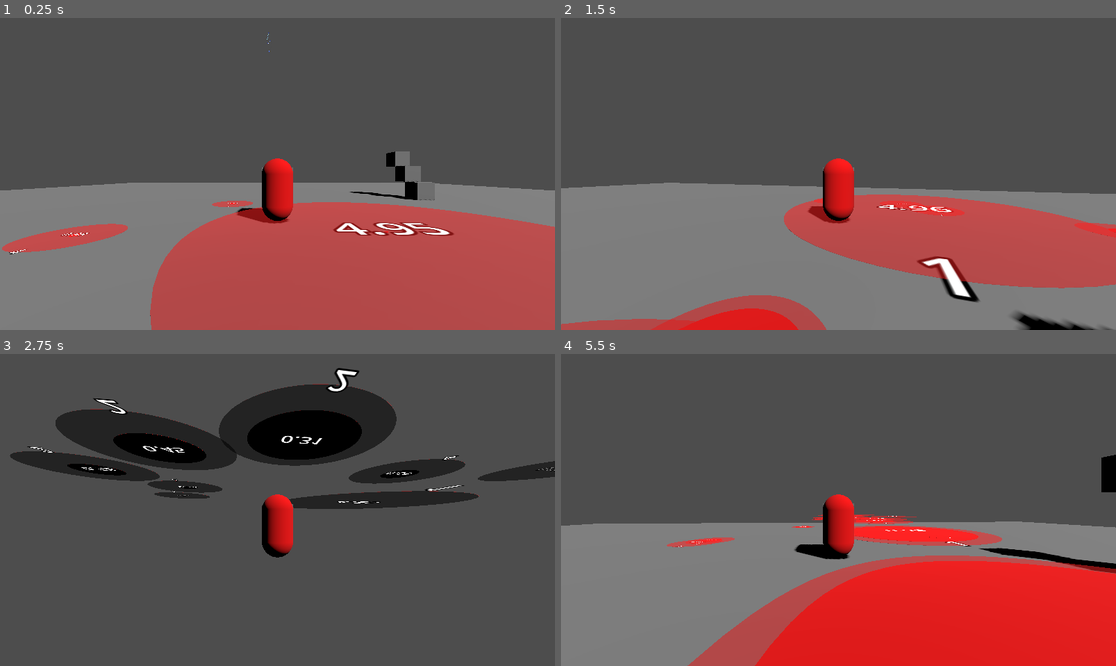
Above: before the commit, frames 1-4 (two rows, left to right).
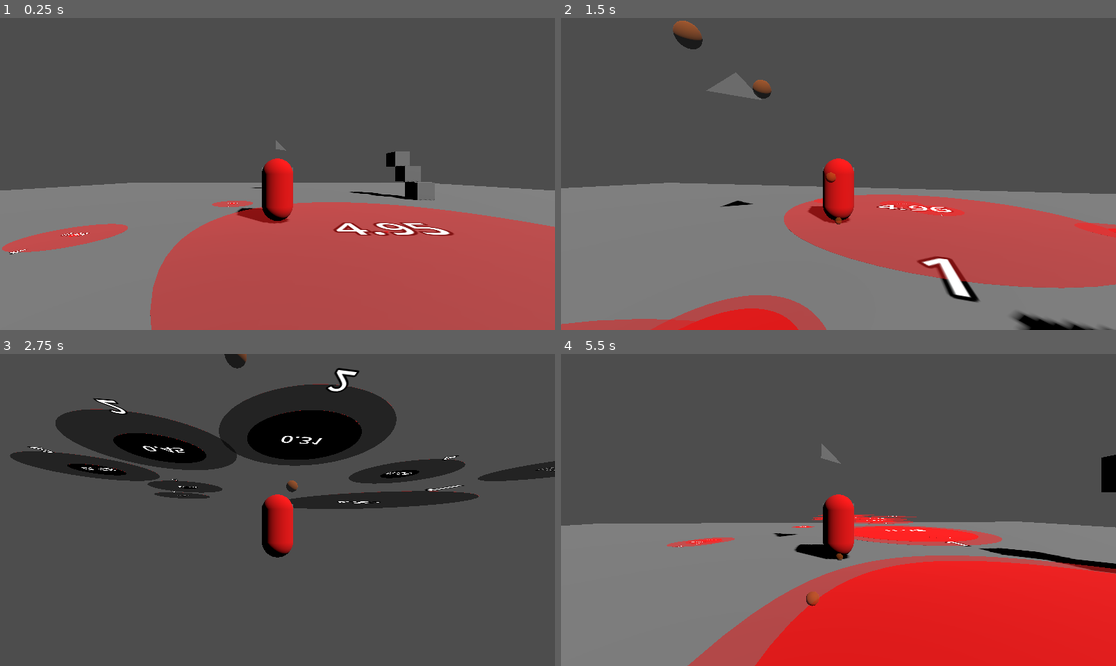
Above: after the commit, the same moments.

Repository: ZweiEuro/high_perf_cg
Game: Godot game, scene res://main_scene.tscn
Same seed, same stepped clock (60 frames per second), same inputs: the game is played once before the commit and once after it.
Inputs (mouse positions are in pixels of both pictures, inside the frame that each line leads up to):
- Up to frame 1 (0.25 s): no input
- Up to frame 2 (1.5 s): tap Enter at 0.5 s; move the mouse to (866, 174) at 0.52 s; hold W (Player Forward) from 0.53 s (still down); tap Shift (Dash) at 0.6, 1.35 s; tap Space (Player jump) at 0.77 s; move the mouse to (810, 174) at 1.27 s
- Up to frame 3 (2.75 s): keep holding W (Player Forward); tap Space (Player jump) at 1.52 s; move the mouse to (288, 503) at 2.02 s; tap Shift (Dash) at 2.1 s
- Up to frame 4 (5.5 s): keep holding W (Player Forward); move the mouse to (832, 516) at 2.77 s; tap Shift (Dash) every 0.75 s from 2.85 to 5.1 s; tap Space (Player jump) at 3.02, 3.77, 4.52 s; move the mouse to (877, 513) at 3.52 s; move the mouse to (794, 506) at 4.27 s; tap R (Reset) at 5 s; move the mouse to (844, 510) at 5.02 s

The runs differ from the first frame. In frame 1, less than 0.1% of the frame differs, in the area x 45-52%, y 4-55%; in frame 2, 1.0%, in the area x 20-67%, y 0-67%; in frame 3, 0.2%; in frame 4, 0.2%.

Commit message:
try adding immediate mesh

Diff:
--- /dev/null
+++ b/gameObjects/lightning/lightning/gpu_particles_3d.gd
@@ -0,0 +1,26 @@
+@tool
+extends GPUParticles3D
+
+
+# Called when the node enters the scene tree for the first time.
+func _ready() -> void:
+	var vertices = PackedVector3Array()
+	vertices.push_back(Vector3(0, 1, 0))
+	vertices.push_back(Vector3(1, 0, 0))
+	vertices.push_back(Vector3(0, 0, 1))
+
+	# Initialize the ArrayMesh.
+	var arr_mesh = ArrayMesh.new()
+	var arrays = []
+	arrays.resize(Mesh.ARRAY_MAX)
+	arrays[Mesh.ARRAY_VERTEX] = vertices
+
+	# Create the Mesh.
+	arr_mesh.add_surface_from_arrays(Mesh.PRIMITIVE_TRIANGLES, arrays)
+	self.draw_pass_1 = arr_mesh;
+
+
+
+# Called every frame. 'delta' is the elapsed time since the previous frame.
+func _process(delta: float) -> void:
+	pass
--- a/gameObjects/lightning/lightning/lightning.gdshader
+++ b/gameObjects/lightning/lightning/lightning.gdshader
@@ -1,89 +1,32 @@
 shader_type spatial;
 
 render_mode cull_disabled;
+render_mode unshaded;
 
 uniform vec3 effect_color: source_color = vec3(0.2, 0.3, 0.8);
-uniform int octave_count: hint_range(1, 20) = 10;
-uniform float amp_start = 0.5;
-uniform float amp_coeff = 0.5;
-uniform float freq_coeff = 2.0;
-uniform float speed = 0.5;
-uniform vec2 direction = vec2(1.0, 0.0); // New uniform for direction
-
-
-uniform float thickness = 1.0;
-uniform bool billboard = false;
-
-float hash12(vec2 x) {
-    return fract(cos(mod(dot(x, vec2(13.9898, 8.141)), 3.14)) * 43758.5453);
-}
-
-vec2 hash22(vec2 uv) {
-    uv = vec2(dot(uv, vec2(127.1,311.7)),
-              dot(uv, vec2(269.5,183.3)));
-    return 2.0 * fract(sin(uv) * 43758.5453123) - 1.0;
-}
-
-float noise(vec2 uv) {
-    vec2 iuv = floor(uv);
-    vec2 fuv = fract(uv);
-    vec2 blur = smoothstep(0.0, 1.0, fuv);
-    return mix(mix(dot(hash22(iuv + vec2(0.0,0.0)), fuv - vec2(0.0,0.0)),
-                   dot(hash22(iuv + vec2(1.0,0.0)), fuv - vec2(1.0,0.0)), blur.x),
-               mix(dot(hash22(iuv + vec2(0.0,1.0)), fuv - vec2(0.0,1.0)),
-                   dot(hash22(iuv + vec2(1.0,1.0)), fuv - vec2(1.0,1.0)), blur.x), blur.y) + 0.5;
-}
-
-float fbm(vec2 uv, int octaves) {
-    float value = 0.1;
-    float amplitude = amp_start;
-    for (int i = 0; i < octaves; i++) {
-        value += amplitude * noise(uv);
-        uv *= freq_coeff;
-        amplitude *= amp_coeff;
-    }
-    return value;
-}
-
 varying vec3 position;
 
+varying float lifetime;
+
 void vertex(){
-	if(billboard){
-		    mat4 modified_model_view = VIEW_MATRIX * mat4(
-        INV_VIEW_MATRIX[0],
-        INV_VIEW_MATRIX[1],
-        INV_VIEW_MATRIX[2],
-        MODEL_MATRIX[3]
-    );
-    MODELVIEW_MATRIX = modified_model_view;
-	}
+	lifetime = INSTANCE_CUSTOM.y;
+	position = VERTEX;
 
-	COLOR.x = INSTANCE_CUSTOM.y;
-	position = VERTEX;
+	VERTEX.y += 0.5;
+
 }
 
 void fragment() {
     vec2 uv = 2.0 * UV - 1.0;
 
-    // Normalize the direction and use it to transform the UV coordinates
-    vec2 norm_direction = normalize(direction);
-    uv = mat2(
-		vec2(norm_direction.x, -norm_direction.y),
-		vec2(norm_direction.y, norm_direction.x)
-		) * uv;
-
-    uv += 2.0 * fbm(uv + TIME * speed, octave_count) - 1.0;
-
-    float dist = abs(uv.x) / thickness;
-    vec3 color = effect_color * mix(0.0, 0.05, hash12(vec2(TIME))) / dist;
-    ALBEDO = color;
-
-	ALPHA = mix(0.0, 0.05, hash12(vec2(TIME))) / dist;
-
-
 	ALPHA = pow(ALPHA, 4.0)  ;
 
 
+
+
+	ALPHA = 1.0;
+    ALBEDO = vec3(1.0, 0.0, 0.0);
+/*
 	float lifetime = COLOR.x; // 0 - 1
 	float leftOverLifetime = 1.0 - lifetime * 2.0; // 0 - 1
 
@@ -93,6 +36,8 @@
 		discard;
 	}
 
+	*/
+
 
 
 
--- a/gameObjects/lightning/lightning/lightning.tscn
+++ b/gameObjects/lightning/lightning/lightning.tscn
@@ -2,19 +2,12 @@
 
 [ext_resource type="Shader" path="res://gameObjects/lightning/lightning/lightning.gdshader" id="1_4neoo"]
 [ext_resource type="Shader" path="res://gameObjects/lightning/lightning/lightning_particle_shader.gdshader" id="2_o6lkx"]
+[ext_resource type="Script" path="res://gameObjects/lightning/lightning/gpu_particles_3d.gd" id="3_hqmv2"]
 
 [sub_resource type="ShaderMaterial" id="ShaderMaterial_f0kxl"]
 render_priority = 0
 shader = ExtResource("1_4neoo")
 shader_parameter/effect_color = Color(0.2, 0.3, 0.8, 1)
-shader_parameter/octave_count = 2
-shader_parameter/amp_start = 1.0
-shader_parameter/amp_coeff = 0.5
-shader_parameter/freq_coeff = 2.0
-shader_parameter/speed = 0.5
-shader_parameter/direction = Vector2(1, 0)
-shader_parameter/thickness = 1.0
-shader_parameter/billboard = false
 
 [sub_resource type="QuadMesh" id="QuadMesh_ilfdx"]
 material = SubResource("ShaderMaterial_f0kxl")
@@ -61,22 +54,8 @@
 shader_parameter/color_value = Color(1, 1, 1, 1)
 shader_parameter/gravity = Vector3(0, 0, 0)
 
-[sub_resource type="ShaderMaterial" id="ShaderMaterial_bivgu"]
-render_priority = 0
-shader = ExtResource("1_4neoo")
-shader_parameter/effect_color = Color(0.2, 0.3, 0.8, 1)
-shader_parameter/octave_count = 10
-shader_parameter/amp_start = 0.5
-shader_parameter/amp_coeff = 0.5
-shader_parameter/freq_coeff = 2.0
-shader_parameter/speed = 0.5
-shader_parameter/direction = Vector2(-1, 0)
-shader_parameter/thickness = 1.0
-shader_parameter/billboard = false
-
-[sub_resource type="QuadMesh" id="QuadMesh_6ws7b"]
-material = SubResource("ShaderMaterial_bivgu")
-size = Vector2(1, 2)
+[sub_resource type="ArrayMesh" id="ArrayMesh_v6i0j"]
+blend_shape_mode = 0
 
 [node name="Lightning" type="Node3D"]
 
@@ -88,6 +67,7 @@
 [node name="GPUParticles3D" type="GPUParticles3D" parent="."]
 transform = Transform3D(1, 0, 0, 0, 1, 0, 0, 0, 1, -0.155016, 2.44707, 0.0603362)
 amount = 1
-lifetime = 0.25
+lifetime = 0.9
 process_material = SubResource("ShaderMaterial_hjj20")
-draw_pass_1 = SubResource("QuadMesh_6ws7b")
+draw_pass_1 = SubResource("ArrayMesh_v6i0j")
+script = ExtResource("3_hqmv2")
--- a/gameObjects/player/Player.tscn
+++ b/gameObjects/player/Player.tscn
@@ -47,10 +47,7 @@
 [node name="DustParticleSpawner" type="CPUParticles3D" parent="PlayerBody"]
 transform = Transform3D(1, 0, 0, 0, 1, 0, 0, 0, 1, 0, 0.167882, 0.540837)
 emitting = false
-amount = 15
-lifetime = 0.3
 one_shot = true
-explosiveness = 1.0
 lifetime_randomness = 1.0
 mesh = SubResource("SphereMesh_1b3m4")
 direction = Vector3(0, 0, 1)
--- a/main_scene.tscn
+++ b/main_scene.tscn
@@ -36,7 +36,7 @@
 script = ExtResource("4_51kfs")
 
 [node name="Lightning" parent="." instance=ExtResource("5_atnxh")]
-transform = Transform3D(5.73, 0, 0, 0, 5.73, 0, 0, 0, 5.73, 0, 0, -12)
+transform = Transform3D(1, 0, 0, 0, 1, 0, 0, 0, 1, 0, 1.29962, -12)
 
 [node name="BigBox" type="StaticBody3D" parent="."]
 transform = Transform3D(1, 0, 0, 0, 1, 0, 0, 0, 1, -14.09, -3.42728, 13.943)
